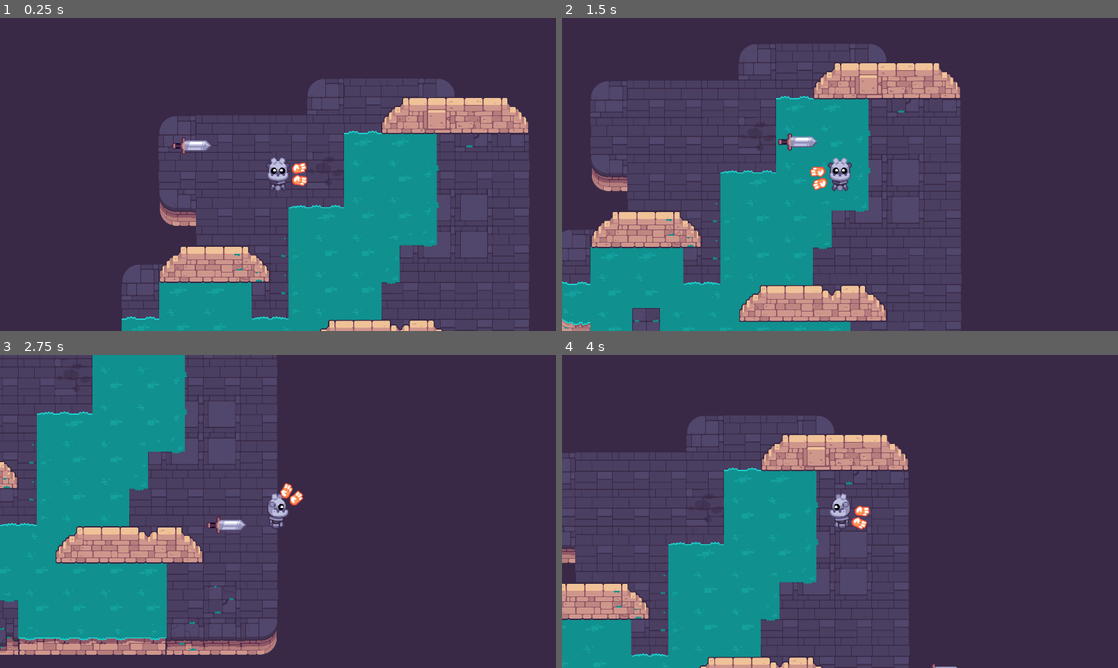
Above: before the commit, frames 1-4 (two rows, left to right).
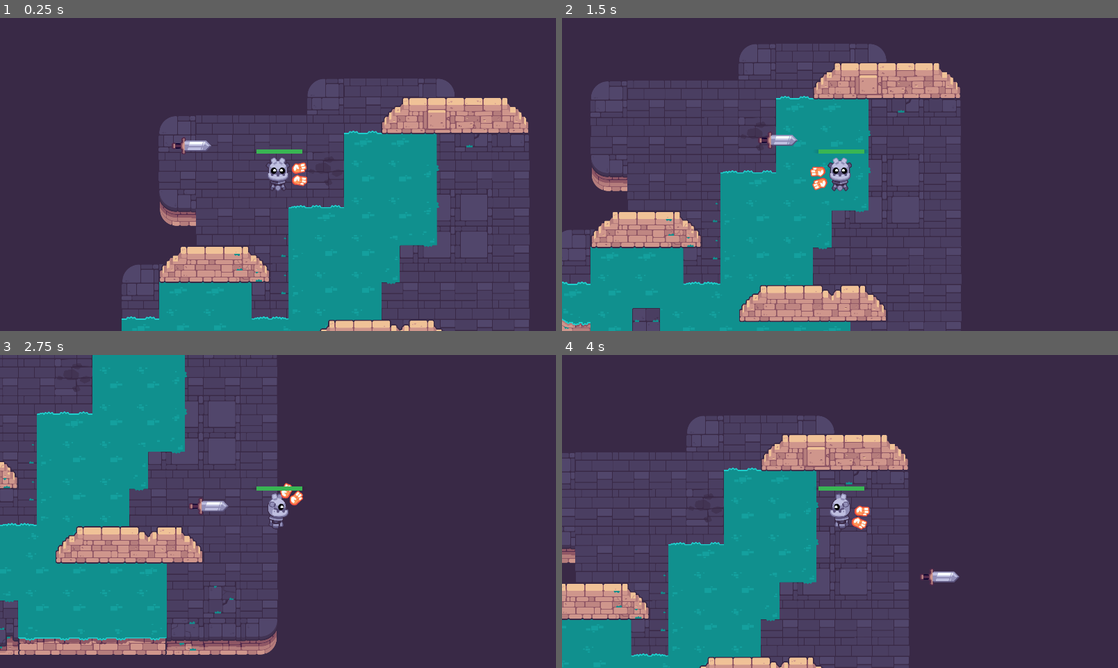
Above: after the commit, the same moments.

Repository: GlutenFreeGrass/Path-Of-Sorcerers
Game: Godot game, scene res://game_test.tscn
The game is run twice, just before and just after one commit, with the same random seed, the same clock (stepped at 60 frames per second) and the same inputs.
Inputs (mouse positions are in pixels of both pictures, inside the frame that each line leads up to):
- Up to frame 1 (0.25 s): no input
- Up to frame 2 (1.5 s): tap Enter at 0.5 s; move the mouse to (962, 158) at 0.52 s; hold D (move_right) 0.53-1.28 s; click (962, 158) at 0.6 s; tap Space at 0.77 s; move the mouse to (728, 190) at 1.27 s; hold S (move_down) from 1.28 s (still down); tap Z at 1.35 s
- Up to frame 3 (2.75 s): tap Space at 1.52 s; move the mouse to (333, 442) at 2.02 s; release S (move_down) at 2.03 s; hold D (move_right) from 2.03 s (still down); click (333, 442) at 2.1 s
- Up to frame 4 (4 s): move the mouse to (812, 574) at 2.77 s; release D (move_right) at 2.78 s; hold W (move_up) 2.78-3.53 s; tap Z at 2.85 s; click (812, 574) at 2.92 s; tap Space at 3.02, 3.77 s; move the mouse to (1006, 558) at 3.52 s; hold A (move_left) from 3.53 s (still down); click (1006, 558) at 3.6 s

The runs differ from the first frame. In frame 1, 0.1% of the frame differs, in the area x 46-55%, y 42-44%; in frame 2, 0.4%; in frame 3, 0.5%, in the area x 34-55%, y 42-57%; in frame 4, 0.4%.

Commit message:
Player's health

Diff:
--- a/M10.twin_stick_workbook/character_body_2d.gd
+++ b/M10.twin_stick_workbook/character_body_2d.gd
@@ -1,8 +1,11 @@
 class_name Mob extends CharacterBody2D
 
-@export var max_speed := 600.0
+@export var damage := 1
+@export var max_speed := 500.0
 @export var acceleration := 700.0
 @export var health = 3: set = set_health
+@onready var hit_box: Area2D = $HitBox
+@onready var timer: Timer = $Timer
 
 
 var players: Player = null
@@ -14,13 +17,21 @@
 	detector.body_entered.connect(func (body: Node) -> void:
 		if body is Player:
 			players = body
+			print("AAAAAAAAAAAAAAAAA")
 	)
 	detector.body_exited.connect(func (body: Node) -> void:
 		if body is Player:
-			players = null
+			timer.stop()
 	)
 
-
+	hit_box.body_entered.connect(func (body:Node) -> void:
+		if body is Player:
+			body.health -= damage
+			timer.start()
+	)
+	timer.timeout.connect(func() -> void:
+		players.health -= damage
+		)
 func _physics_process(delta: float) -> void:
 	if players == null:
 		velocity = velocity.move_toward(Vector2.ZERO, acceleration * delta)
--- a/M10.twin_stick_workbook/mob.tscn
+++ b/M10.twin_stick_workbook/mob.tscn
@@ -13,6 +13,7 @@
 radius = 69.029
 
 [node name="Mob" type="CharacterBody2D"]
+motion_mode = 1
 script = ExtResource("1_175vt")
 
 [node name="Sprite2D" type="Sprite2D" parent="."]
@@ -24,10 +25,14 @@
 [node name="detector" type="Area2D" parent="."]
 
 [node name="CollisionShape2D" type="CollisionShape2D" parent="detector"]
+position = Vector2(-3, 12)
 rotation = -1.56953
 shape = SubResource("CircleShape2D_wtv8i")
 
 [node name="HitBox" type="Area2D" parent="."]
+scale = Vector2(1.19432, 1.27722)
 
 [node name="CollisionShape2D" type="CollisionShape2D" parent="HitBox"]
 shape = SubResource("CircleShape2D_rtasf")
+
+[node name="Timer" type="Timer" parent="."]
--- a/M10.twin_stick_workbook/player.gd
+++ b/M10.twin_stick_workbook/player.gd
@@ -1,14 +1,28 @@
 class_name Player extends CharacterBody2D
 
-const GODOT_BOTTOM_RIGHT = preload("res://player/godot_bottom_right.png")
-const GODOT_RIGHT = preload("res://player/godot_right.png")
-const GODOT_UP = preload("res://player/godot_up.png")
-const GODOT_UP_RIGHT = preload("res://player/godot_up_right.png")
+@onready var collision_shape_2d: CollisionShape2D = $CollisionShape2D
 @export var max_speed := 600.0
+@export var max_health := 5
+var health := max_health: set = set_health
+@onready var health_bar: ProgressBar = $HealthBar
 
+func _ready() -> void:
+	health_bar.max_value = max_health
+	health_bar.value = health
 
 func _physics_process(delta: float) -> void:
 	var direction := Input.get_vector("move_left","move_right","move_up","move_down")
 	velocity = direction * max_speed
 	move_and_slide()
 	var direction_rotation := direction.sign()
+
+func set_health(new_health: int) -> void:
+	var previous_health := health
+	health = clampi(new_health, 0, max_health)
+	health_bar.value = health
+
+	if health == 0:
+		die()
+
+func die() -> void:
+	queue_free()
--- a/M10.twin_stick_workbook/player.tscn
+++ b/M10.twin_stick_workbook/player.tscn
@@ -9,6 +9,9 @@
 
 [sub_resource type="CircleShape2D" id="CircleShape2D_q3sfl"]
 radius = 26.0768
+
+[sub_resource type="StyleBoxFlat" id="StyleBoxFlat_xa7ki"]
+bg_color = Color(0.222192, 0.70929, 0.326592, 1)
 
 [node name="Player" type="CharacterBody2D"]
 script = ExtResource("1_8ls10")
@@ -42,3 +45,15 @@
 position = Vector2(75.0413, 24.485)
 rotation = 0.112322
 texture = ExtResource("6_4806n")
+
+[node name="HealthBar" type="ProgressBar" parent="."]
+offset_left = -74.0
+offset_top = -86.0
+offset_right = -70.0
+offset_bottom = -59.0
+scale = Vector2(39.5809, 0.495805)
+size_flags_horizontal = 4
+size_flags_vertical = 4
+theme_override_styles/fill = SubResource("StyleBoxFlat_xa7ki")
+value = 100.0
+show_percentage = false
Not shown: 1 places in M10.twin_stick_workbook/game_test.tscn that only renumber resources
Not shown: 1 places in M10.twin_stick_workbook/player.tscn that only renumber resources
